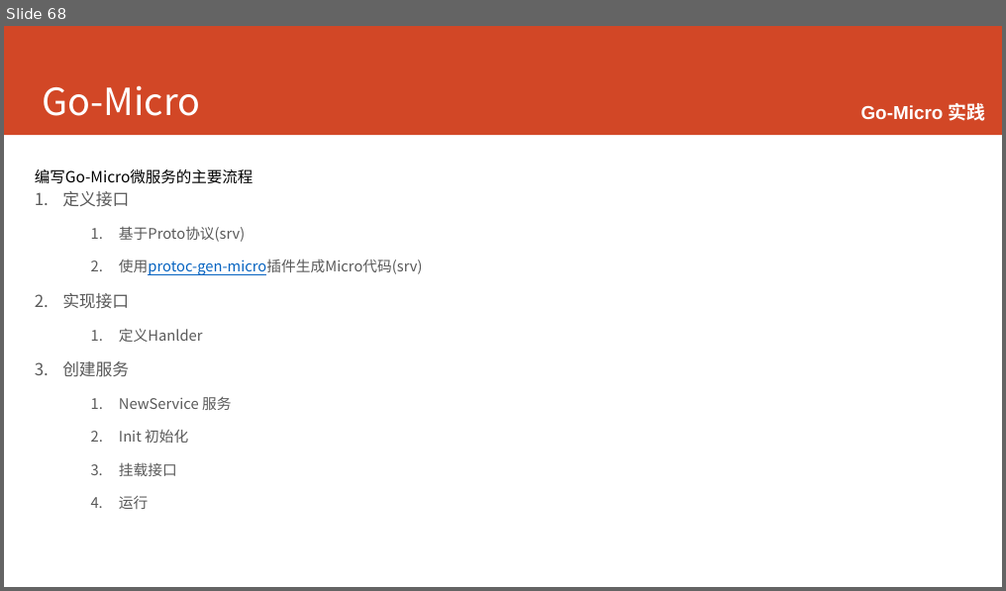
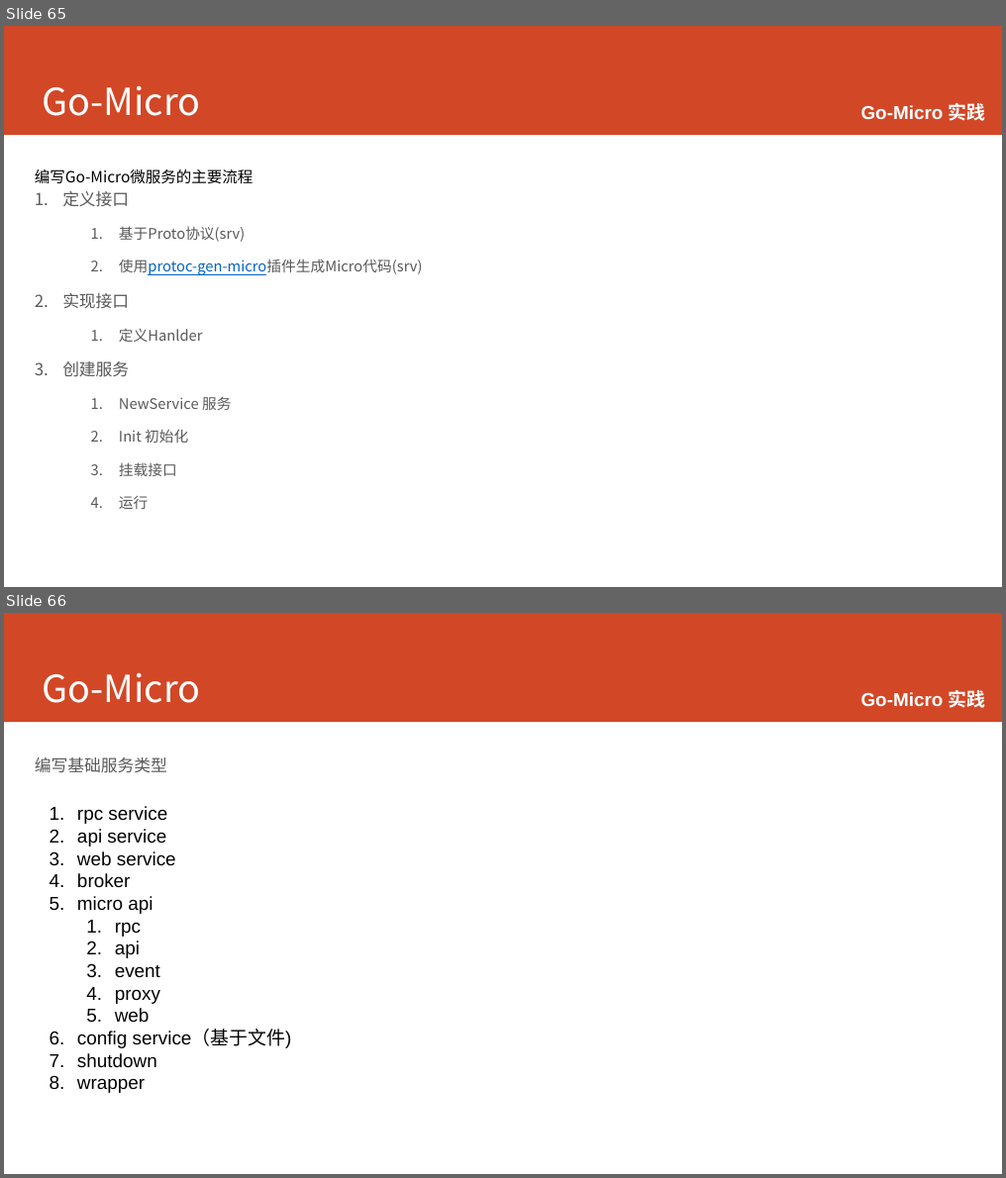
Before and after one commit to printfcoder/printfcoder, a slide deck: course/for-emc/course-for-emc.pptx. Shown one above the other, each under a label of ours: slide 68 before the commit, slides 65 and 66 after it. The pictures are 1006x591 and 1006x1178 pixels, drawn with LibreOffice and Linux fonts; fonts in the diff are those of the drawing; background and template pictures are left out. Boxes give left, top, right and bottom in pixels: in the first picture for what was removed or moved away, otherwise in the second. Text is boxed around its words. In the diff, an @@ line names an element or a change of style, - is before the commit and + after.

```diff
--- a/course/for-emc/course-for-emc.pptx
+++ b/course/for-emc/course-for-emc.pptx
@@ slide 66 added at (x1=4, y1=613, x2=1002, y2=1174), background #FFFFFF; not listed: 1 template element that a slide beside it also shows @@
@@ title added at (x1=42, y1=672, x2=200, y2=703), 36 pt, text #FFFFFF @@
+Go-Micro
@@ text added at (x1=861, y1=690, x2=986, y2=708), 18 pt, text #FFFFFF, bold @@
+  Go-Micro 实践
@@ text added at (x1=35, y1=758, x2=167, y2=773), 16 pt, text #595959 @@
+编写基础服务类型
@@ text added at (x1=77, y1=806, x2=292, y2=1093), 18 pt, text #000000 @@
+  1. rpc service
+  2. api service
+  3. web service
+  4. broker
+  5. micro api
+    1. rpc
+    2. api
+    3. event
+    4. proxy
+    5. web
+  6. config service（基于文件)
+  7. shutdown
+  8. wrapper
@@ what was slide 68 is now slide 65 @@
```
Also in this commit, not shown: 4 slides changed, 1 slide removed, 13 other files.
